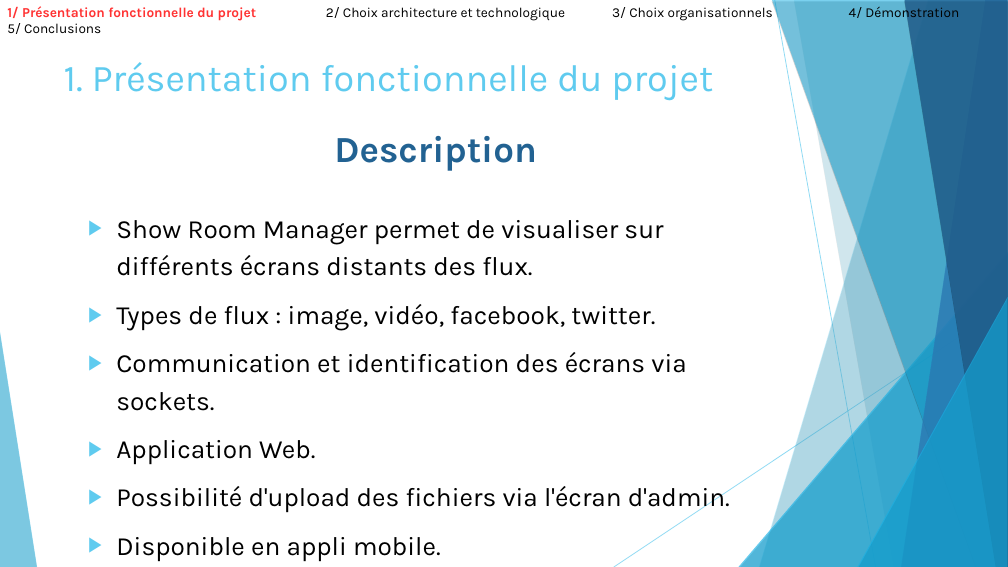
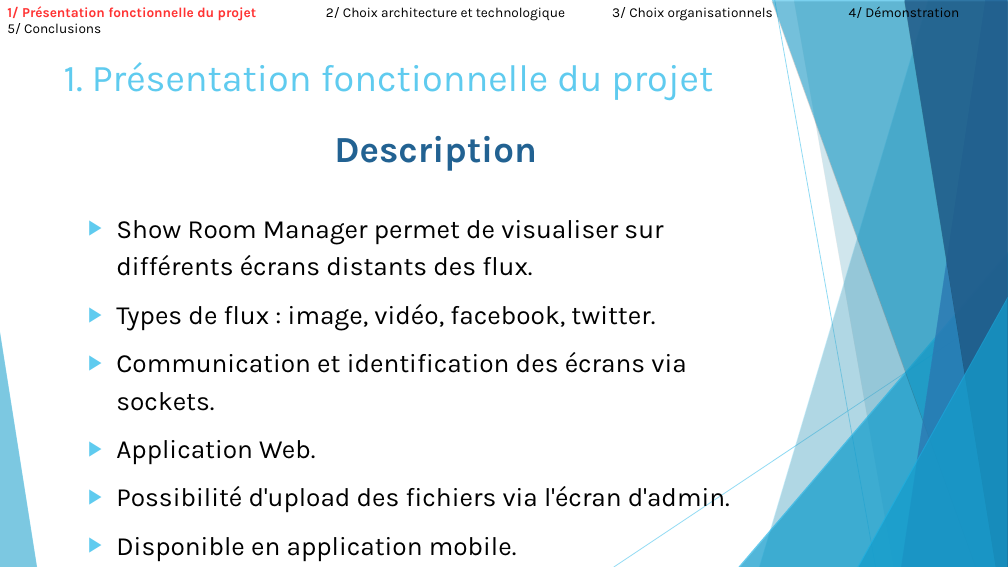
Before and after one commit to ComeBurguburu/AmbianceShowRoom, a slide deck: slide 3 of docs/Presentation orale.odp. Drawn at 1008x567 pixels with LibreOffice and Linux fonts; fonts in the diff are those of the drawing. Boxes give left, top, right and bottom in pixels: in the first picture for what was removed or moved away, otherwise in the second. Text is boxed around its words. In the diff, an @@ line names an element or a change of style, - is before the commit and + after.

```diff
--- a/docs/Presentation orale.odp
+++ b/docs/Presentation orale.odp
@@ text at (x1=116, y1=537, x2=517, y2=561): text changed @@
-▶ Disponible en appli mobile.
+▶ Disponible en application mobile.
```
Also in this commit, not shown: 9 other slides changed, 2 slides added, 11 other files.
